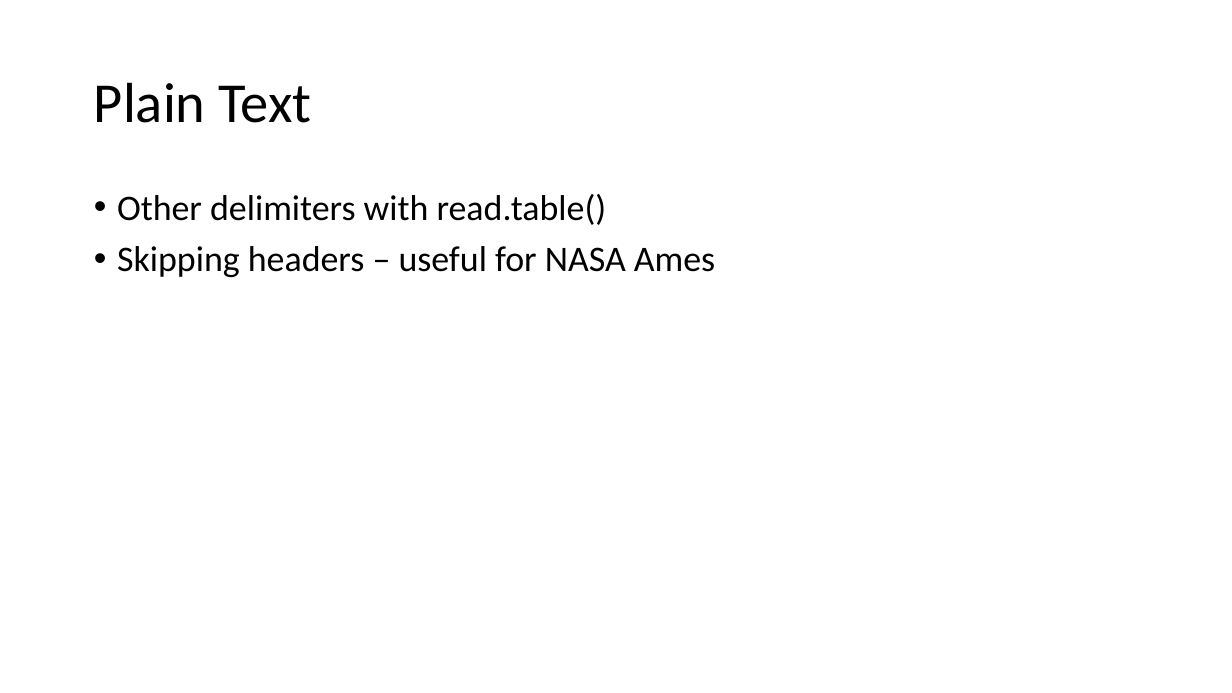
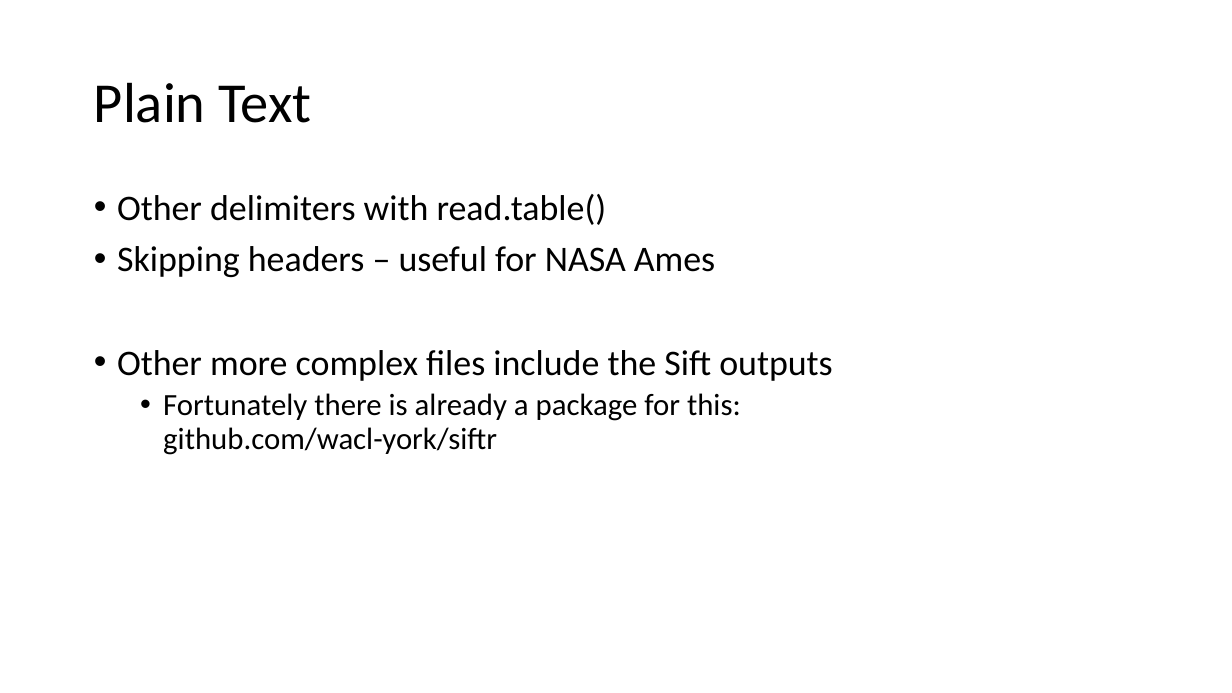
Before and after one commit to lidiaalfanti/r-course, a slide deck: slide 16 of courses/r-intro/docs/Intro to R 2023_day2.pptx. Drawn at 1232x693 pixels with LibreOffice and Linux fonts; fonts in the diff are those of the drawing. Boxes give left, top, right and bottom in pixels: in the first picture for what was removed or moved away, otherwise in the second. Text is boxed around its words. In the diff, an @@ line names an element or a change of style, - is before the commit and + after.

Commit message:
Add info on sift R

```diff
--- a/courses/r-intro/docs/Intro to R 2023_day2.pptx
+++ b/courses/r-intro/docs/Intro to R 2023_day2.pptx
@@ text at bbox=[117, 350, 832, 455]: paragraphs added @@
+• Other more complex files include the Sift outputs
+  • Fortunately there is already a package for this:
+    github.com/wacl-york/siftr
```
